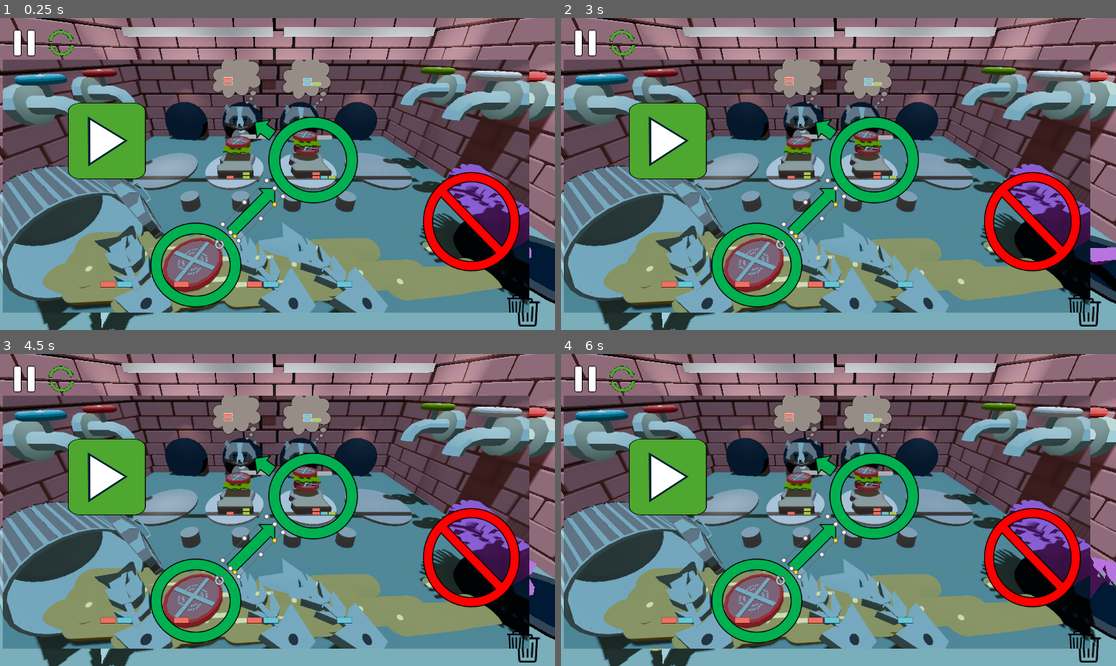
Above: before the commit, frames 1-4 (two rows, left to right).
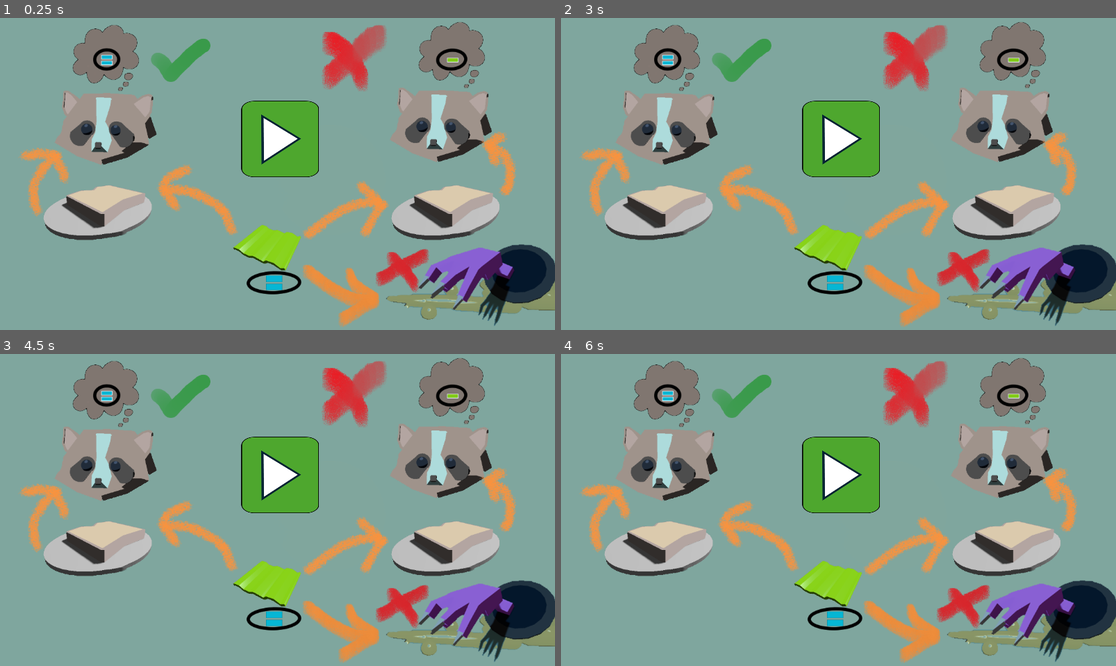
Above: after the commit, the same moments.

Repository: gabrield67/Sandwich-Shop
Game: Godot game, scene res://scenes/Game/game_final.tscn
The game is run twice, just before and just after one commit, with the same random seed, the same clock (stepped at 60 frames per second) and the same inputs.
Inputs (mouse positions are in pixels of both pictures, inside the frame that each line leads up to; where the layout moved, square brackets give the same spot in the first picture):
- Up to frame 1 (0.25 s): no input
- Up to frame 2 (3 s): click (583, 42) at 0.5 s; click (622, 42) at 1.25 s; click (838, 174) [838, 195] at 2 s; click (622, 42) at 2.75 s
- Up to frame 3 (4.5 s): click (277, 475) [105, 475] at 3.5 s; click (61, 378) at 4.25 s
- Up to frame 4 (6 s): click (622, 378) at 5 s; click (622, 378) at 5.75 s

The runs differ from the first frame. In frame 1, 96% of the frame differs, in the area x 0-100%, y 0-100%; in frame 2, 96%; in frame 3, 96%; in frame 4, 96%.

Commit message:
update how to play

Diff:
--- a/scenes/UI/HUD.tscn
+++ b/scenes/UI/HUD.tscn
@@ -8,7 +8,7 @@
 [ext_resource type="Texture2D" uid="uid://dw6i7sv2xbbn5" path="res://assets/Pause.png" id="6_0qpk7"]
 [ext_resource type="Texture2D" uid="uid://csjo3m4bfhlub" path="res://assets/Pause_red.png" id="7_ucsqe"]
 [ext_resource type="Texture2D" uid="uid://jvi0ufca2i7" path="res://assets/restart.png" id="8_a0qax"]
-[ext_resource type="Texture2D" uid="uid://b0in8klafmepp" path="res://assets/Tutorial.png" id="9_gawfp"]
+[ext_resource type="Texture2D" uid="uid://hqqgsq6ibna2" path="res://assets/GameJam_Tutorial_final.png" id="9_tohwf"]
 [ext_resource type="Texture2D" uid="uid://dkttrcbqdtyc1" path="res://assets/Play Button.png" id="10_tohwf"]
 
 [node name="HUD" type="CanvasLayer" unique_id=1287460498]
@@ -105,25 +105,46 @@
 ignore_texture_size = true
 stretch_mode = 0
 
-[node name="Tutorial" type="TextureButton" parent="." unique_id=2104160659]
+[node name="ColorRect" type="ColorRect" parent="." unique_id=1122912282]
+anchors_preset = 15
+anchor_right = 1.0
+anchor_bottom = 1.0
+grow_horizontal = 2
+grow_vertical = 2
+color = Color(0.49803922, 0.6509804, 0.61960787, 1)
+
+[node name="Tutorial" type="TextureButton" parent="ColorRect" unique_id=2104160659]
 process_mode = 2
-offset_left = 6.0
-offset_top = 87.0
-offset_right = 1150.0
-offset_bottom = 651.0
-texture_normal = ExtResource("9_gawfp")
+layout_mode = 1
+anchors_preset = 15
+anchor_right = 1.0
+anchor_bottom = 1.0
+grow_horizontal = 2
+grow_vertical = 2
+texture_normal = ExtResource("9_tohwf")
+ignore_texture_size = true
+stretch_mode = 5
 
 [node name="Play" type="TextureButton" parent="." unique_id=1258364092]
 process_mode = 2
-offset_left = 141.0
-offset_top = 176.0
-offset_right = 453.0
-offset_bottom = 481.0
+anchors_preset = 8
+anchor_left = 0.5
+anchor_top = 0.5
+anchor_right = 0.5
+anchor_bottom = 0.5
+offset_left = -75.0
+offset_top = -152.0
+offset_right = 237.0
+offset_bottom = 153.0
+grow_horizontal = 2
+grow_vertical = 2
 scale = Vector2(0.5169752, 0.5199997)
+size_flags_horizontal = 0
+size_flags_vertical = 8
 texture_normal = ExtResource("10_tohwf")
 
 [connection signal="pressed" from="TextureButton" to="." method="pause_click"]
 [connection signal="pressed" from="Restart" to="." method="restart_click"]
 [connection signal="pressed" from="Restart2" to="." method="restart_click"]
-[connection signal="pressed" from="Tutorial" to="." method="pause_click"]
+[connection signal="pressed" from="ColorRect/Tutorial" to="." method="pause_click"]
 [connection signal="pressed" from="Play" to="." method="pause_click"]
--- a/scenes/UI/hud.gd
+++ b/scenes/UI/hud.gd
@@ -58,13 +58,13 @@
 	if isPaused:
 		get_tree().paused = false
 		isPaused = false
-		$Tutorial.visible = false
+		$ColorRect.visible = false
 		$Play.visible =false
 	else:
 		get_tree().paused = true
 		isPaused = true
 		if firstPause:
-			$Tutorial.visible = true
+			$ColorRect.visible = true
 			firstPause = false
 
 func restart_click() -> void:
Binary file added: assets/GameJam_Tutorial_final.png
Not shown, added: assets/GameJam_Tutorial_final.png.import
